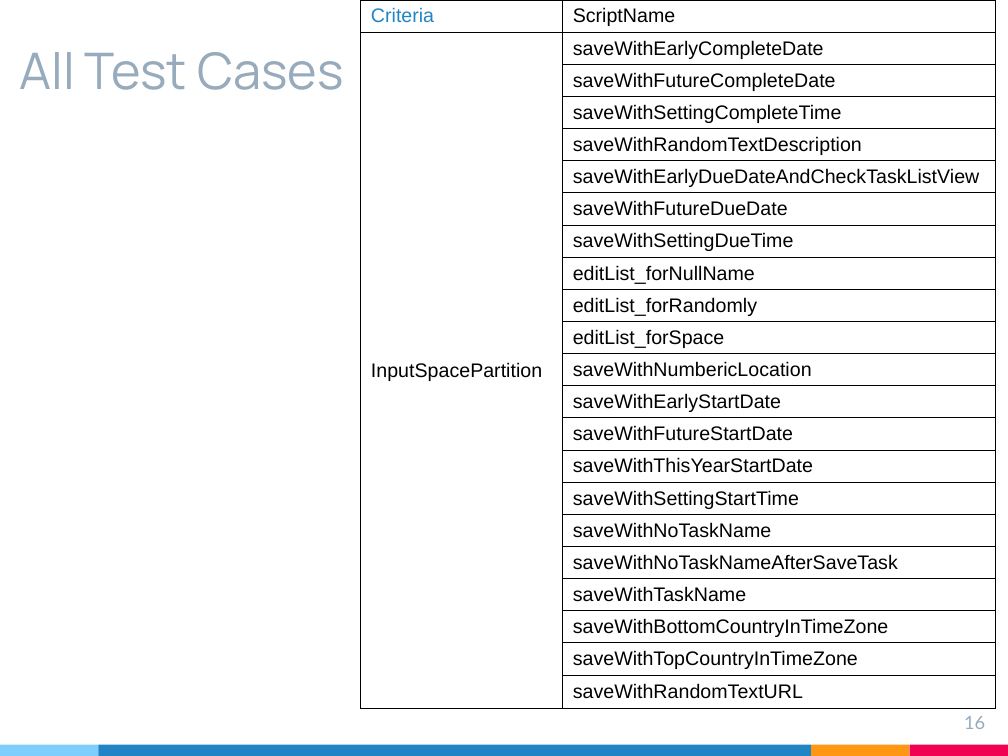
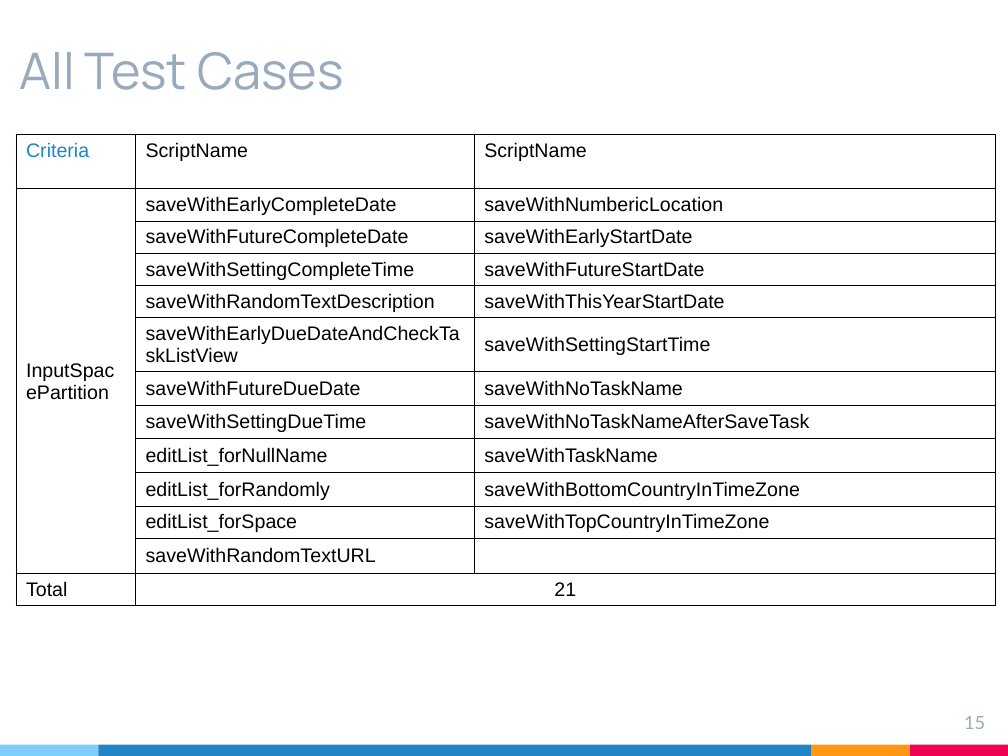
Before and after one commit to likesm0887/STV-Project, a slide deck: slide 15 of Document/軟體測試期末簡報.pptx (slide 16 before the commit). Drawn at 1008x756 pixels with LibreOffice and Linux fonts; fonts in the diff are those of the drawing. Boxes give left, top, right and bottom in pixels: in the first picture for what was removed or moved away, otherwise in the second. Text is boxed around its words. In the diff, an @@ line names an element or a change of style, - is before the commit and + after.

```diff
--- a/Document/軟體測試期末簡報.pptx
+++ b/Document/軟體測試期末簡報.pptx
@@ table at (16,135,996,621) @@
-Criteria | ScriptName
-InputSpacePartition | saveWithEarlyCompleteDate
- | saveWithFutureCompleteDate
- | saveWithSettingCompleteTime
- | saveWithRandomTextDescription
- | saveWithEarlyDueDateAndCheckTaskListView
- | saveWithFutureDueDate
- | saveWithSettingDueTime
- | editList_forNullName
- | editList_forRandomly
- | editList_forSpace
- | saveWithNumbericLocation
- | saveWithEarlyStartDate
- | saveWithFutureStartDate
- | saveWithThisYearStartDate
- | saveWithSettingStartTime
- | saveWithNoTaskName
- | saveWithNoTaskNameAfterSaveTask
- | saveWithTaskName
- | saveWithBottomCountryInTimeZone
- | saveWithTopCountryInTimeZone
- | saveWithRandomTextURL
+Criteria | ScriptName | ScriptName
+InputSpacePartition | saveWithEarlyCompleteDate | saveWithNumbericLocation
+ | saveWithFutureCompleteDate | saveWithEarlyStartDate
+ | saveWithSettingCompleteTime | saveWithFutureStartDate
+ | saveWithRandomTextDescription | saveWithThisYearStartDate
+ | saveWithEarlyDueDateAndCheckTaskListView | saveWithSettingStartTime
+ | saveWithFutureDueDate | saveWithNoTaskName
+ | saveWithSettingDueTime | saveWithNoTaskNameAfterSaveTask
+ | editList_forNullName | saveWithTaskName
+ | editList_forRandomly | saveWithBottomCountryInTimeZone
+ | editList_forSpace | saveWithTopCountryInTimeZone
+ | saveWithRandomTextURL | 
+Total | 21 | 
@@ table: place and size @@
-table at (361,0,995,739)
+table at (16,135,996,621)
@@ page number at (964,716,985,729): text changed @@
-16
+15
```
Also in this commit, not shown: 13 other slides changed, 7 slides added, 4 slides removed, 6 other files.
